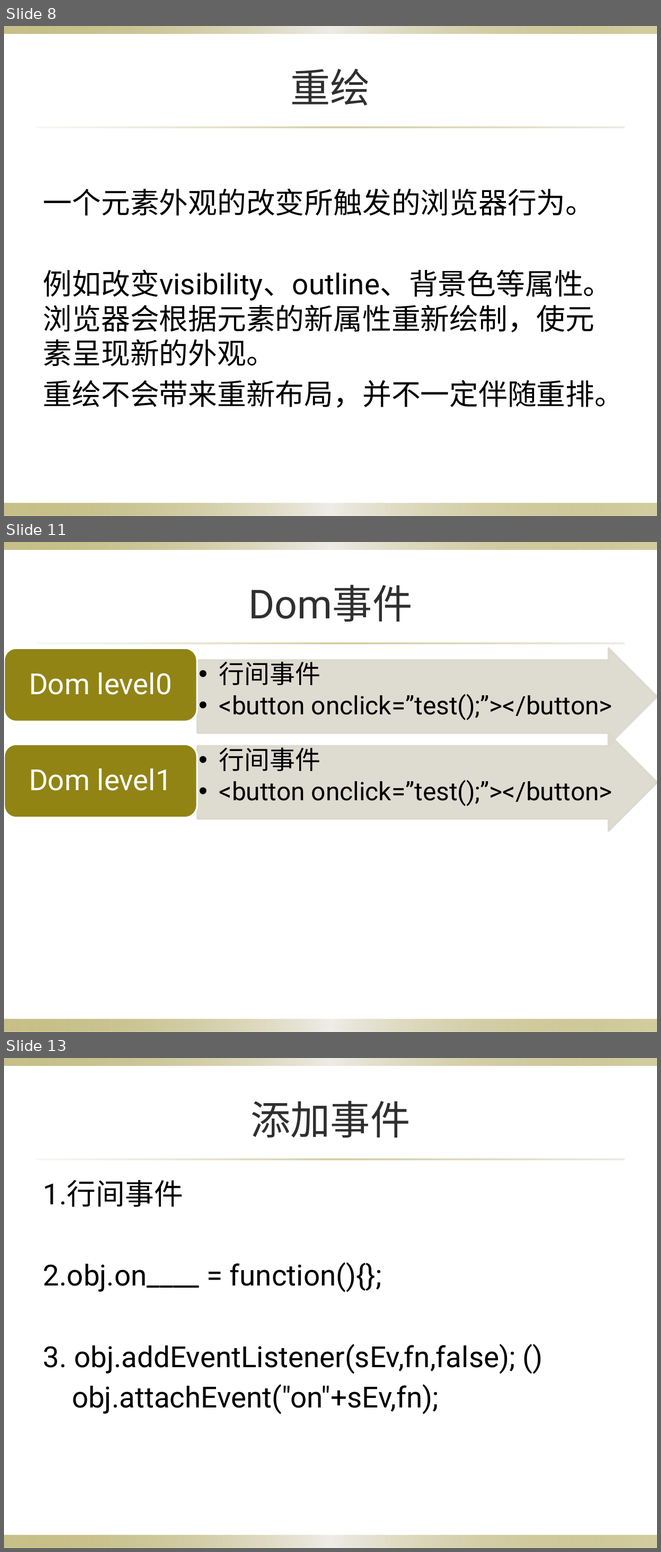
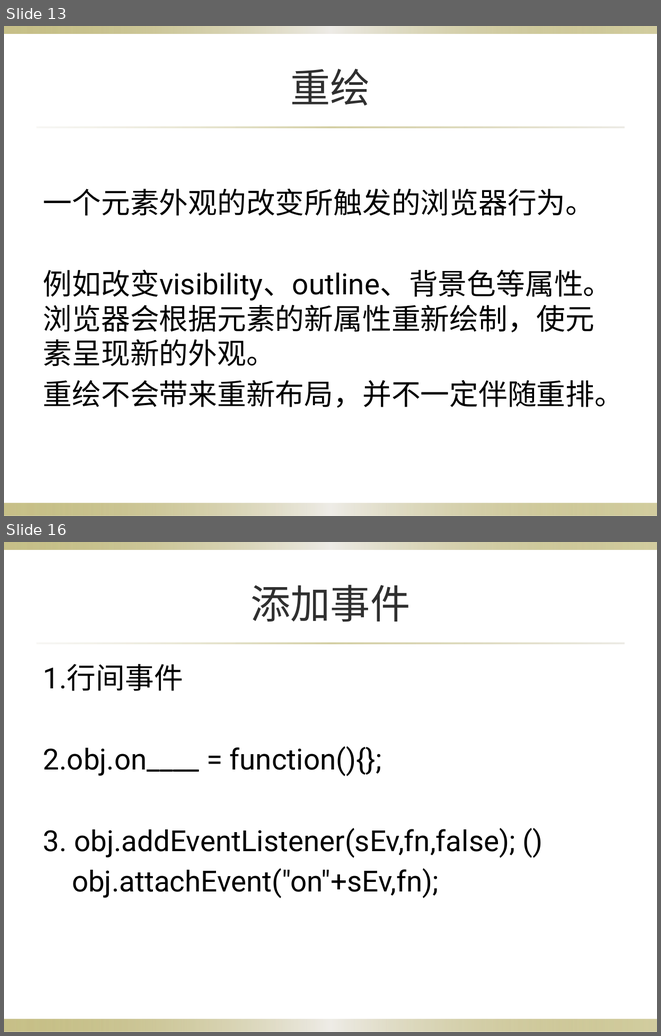
Before and after one commit to yangzcheung/yangzcheung, a slide deck: Dom/HTML DOM（css，event）.pptx. Shown one above the other, each under a label of ours: slides 8, 11 and 13 before the commit, slides 13 and 16 after it; the slides between them are not shown. The pictures are 661x1552 and 661x1036 pixels, drawn with LibreOffice and Linux fonts; fonts in the diff are those of the drawing; background and template pictures are left out. Boxes give left, top, right and bottom in pixels: in the first picture for what was removed or moved away, otherwise in the second. Text is boxed around its words. In the diff, an @@ line names an element or a change of style, - is before the commit and + after.

```diff
--- a/Dom/HTML DOM（css，event）.pptx
+++ b/Dom/HTML DOM（css，event）.pptx
@@ slide 11 removed at (x1=4, y1=542, x2=657, y2=1032), background picture (left out); not listed: 3 template elements that a slide beside it also shows @@
@@ title removed at (x1=248, y1=584, x2=412, y2=622) @@
-Dom事件
@@ group removed at (x1=4, y1=648, x2=657, y2=831): 4 texts, 2 right arrows, 2 rounded rectangles @@
-  •• 行间事件
-  •• <button onclick=”test();”></button>
-Dom level0
-  •• 行间事件
-  •• <button onclick=”test();”></button>
-Dom level1
@@ what was slide 8 is now slide 13 @@
@@ what was slide 13 is now slide 16 @@
```
Also in this commit, not shown: 7 slides changed, 8 slides added, 1 other slide removed, 3 other files.
